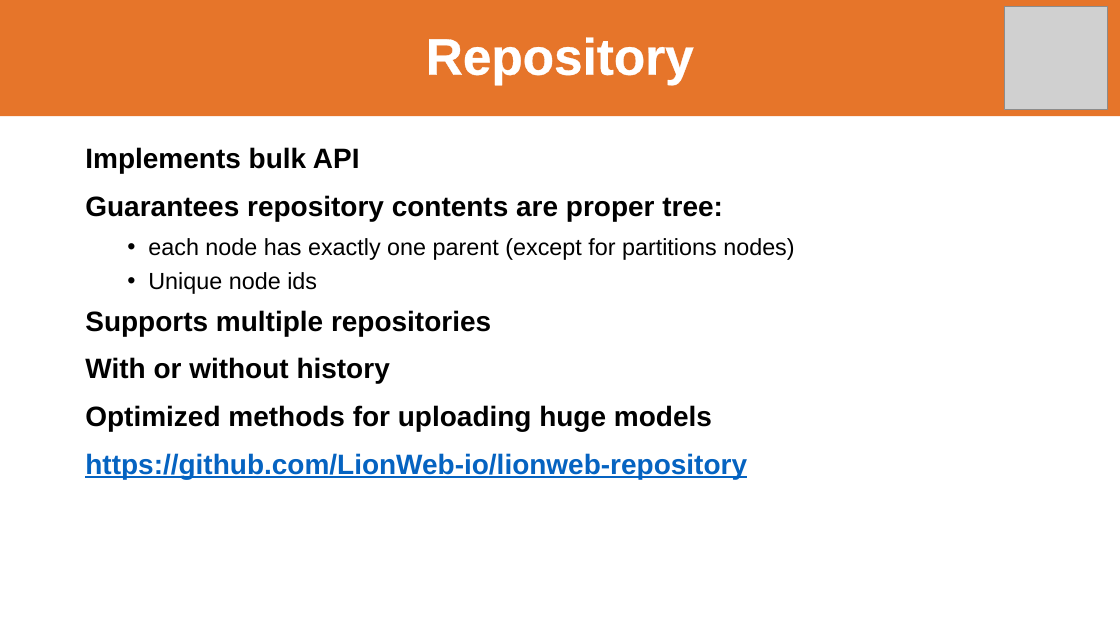
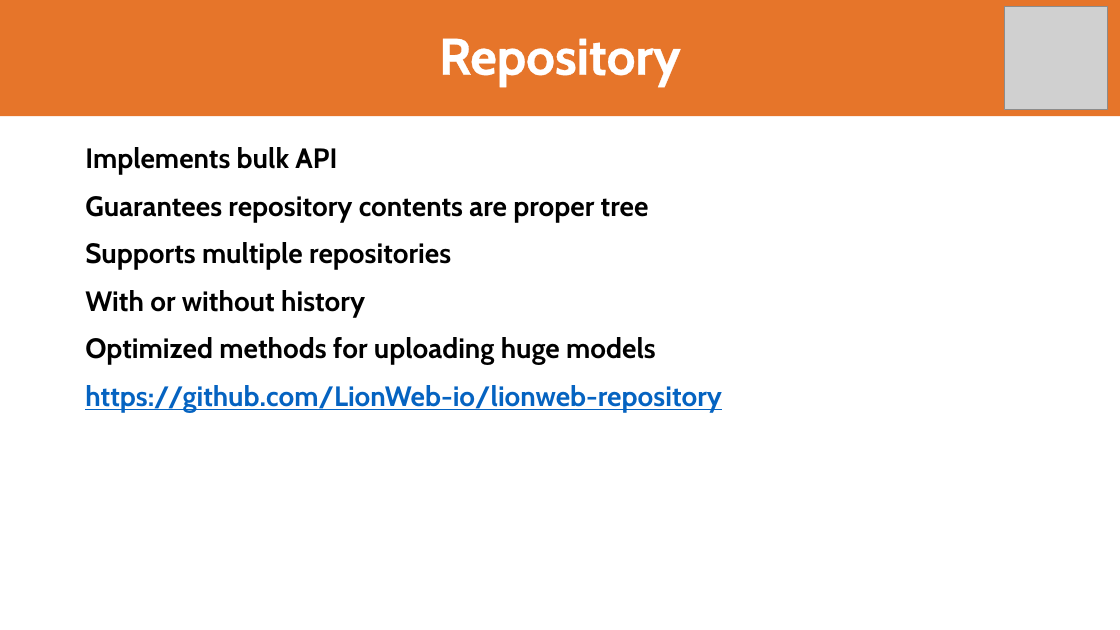
Before and after one commit to LionWeb-io/specification, a slide deck: slide 19 of resources/LangDev 2024 Talk.pptx. Drawn at 1120x630 pixels with LibreOffice and Linux fonts; fonts in the diff are those of the drawing; grey boxes stand for pictures; background and template pictures are left out. Boxes give left, top, right and bottom in pixels: in the first picture for what was removed or moved away, otherwise in the second. Text is boxed around its words. In the diff, an @@ line names an element or a change of style, - is before the commit and + after.

```diff
--- a/resources/LangDev 2024 Talk.pptx
+++ b/resources/LangDev 2024 Talk.pptx
@@ title "Repository" at [0,0,1120,116]: font Arial to Cabin @@
@@ text at [85,147,722,412]: font Arial to Cabin in "Implements bulk API", "Supports multiple repositories", "With or without history", "Optimized methods for uploading huge models" and 1 more places @@
@@ text at [85,196,649,222]: text changed; size 20 to 24 pt; font Arial to Cabin; bold on @@
-Guarantees repository contents are proper tree:
-  • each node has exactly one parent (except for partitions nodes)
-  • Unique node ids
+Guarantees repository contents are proper tree
```
Also in this commit, not shown: 31 other slides changed.
